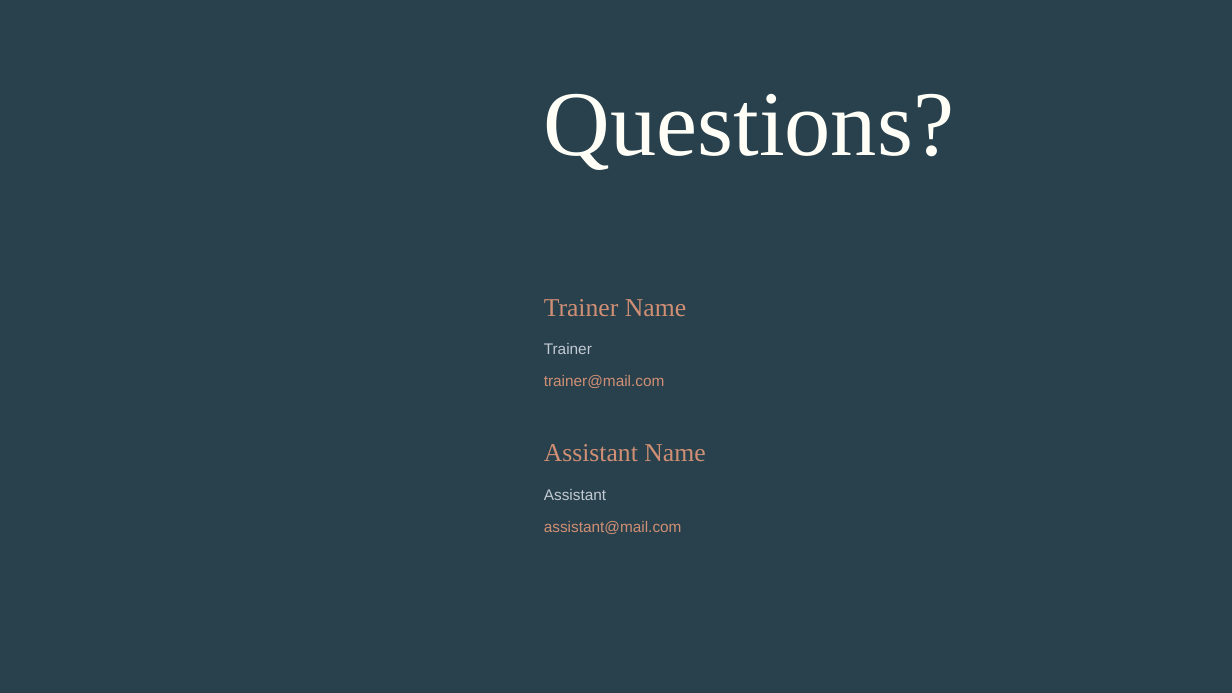
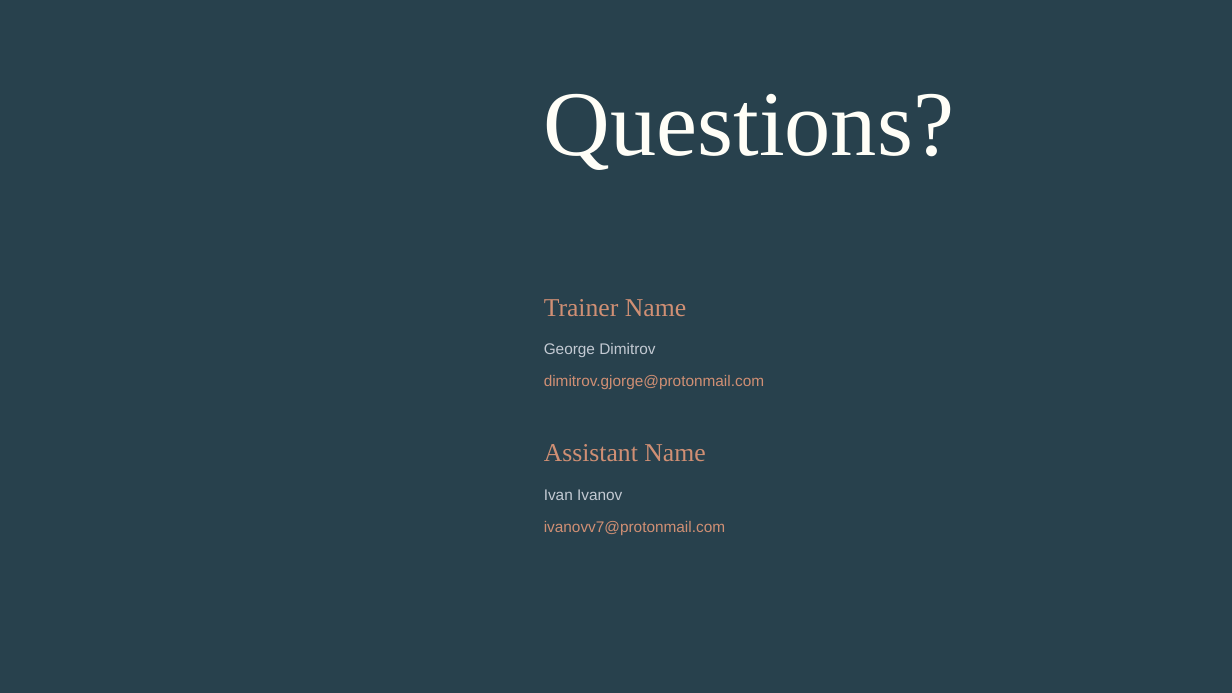
Before and after one commit to qa-codecademy/mkwd12-js-09-ajsts, a slide deck: slide 15 of G5/Class09/presentation/04_ng_http_lazy_loading.pptx. Drawn at 1232x693 pixels with LibreOffice and Linux fonts; fonts in the diff are those of the drawing; background and template pictures are left out. Boxes give left, top, right and bottom in pixels: in the first picture for what was removed or moved away, otherwise in the second. Text is boxed around its words. In the diff, an @@ line names an element or a change of style, - is before the commit and + after.

Commit message:
add presentation

```diff
--- a/G5/Class09/presentation/04_ng_http_lazy_loading.pptx
+++ b/G5/Class09/presentation/04_ng_http_lazy_loading.pptx
@@ text at bbox=[544, 343, 655, 357]: text changed @@
-Trainer
+George Dimitrov
@@ text at bbox=[544, 375, 764, 389]: text changed @@
-trainer@mail.com
+dimitrov.gjorge@protonmail.com
@@ text at bbox=[544, 489, 622, 500]: text changed @@
-Assistant
+Ivan Ivanov
@@ text at bbox=[544, 521, 725, 535]: text changed @@
-assistant@mail.com
+ivanovv7@protonmail.com
```
Also in this commit, not shown: 1 other file.
